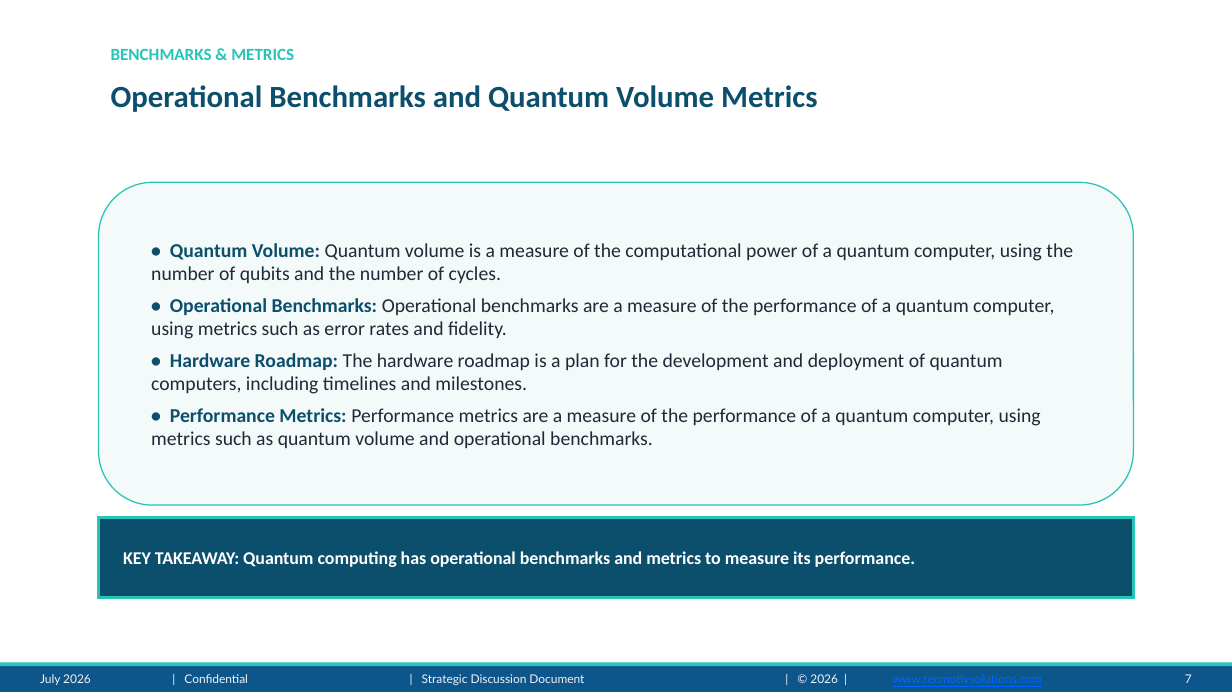
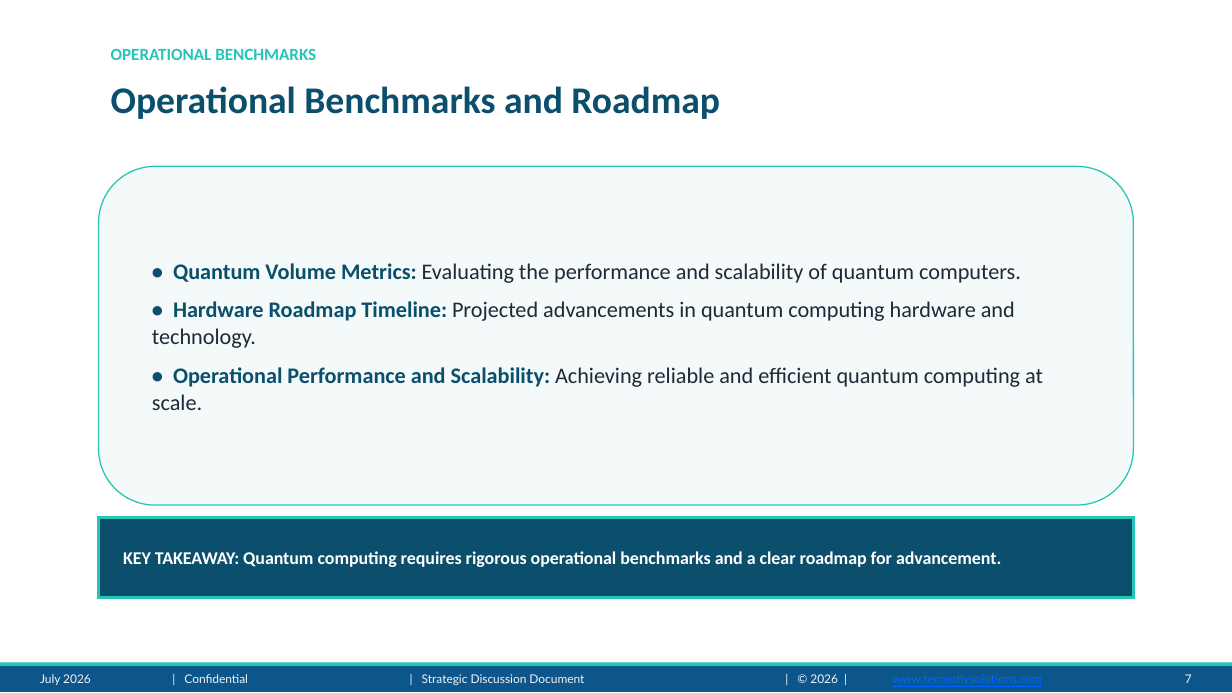
Before and after one commit to adityarana121/Presentation-Maker-agent, a slide deck: slide 7 of output/Quantum_Computing_presentation.pptx. Drawn at 1232x693 pixels with LibreOffice and Linux fonts; fonts in the diff are those of the drawing; background and template pictures are left out. Boxes give left, top, right and bottom in pixels: in the first picture for what was removed or moved away, otherwise in the second. Text is boxed around its words. In the diff, an @@ line names an element or a change of style, - is before the commit and + after.

```diff
--- a/output/Quantum_Computing_presentation.pptx
+++ b/output/Quantum_Computing_presentation.pptx
@@ text at box(111, 48, 316, 60): text changed @@
-BENCHMARKS & METRICS
+OPERATIONAL BENCHMARKS
@@ text at box(111, 86, 720, 119): text changed; size 18 to 22 pt @@
-Operational Benchmarks and Quantum Volume Metrics
+Operational Benchmarks and Roadmap
@@ rounded rectangle "• Quantum Volume Metrics: Evaluating ...": place and size @@
-rounded rectangle "• Quantum Volume Metrics: Evaluating ..." at box(99, 182, 1133, 505)
+rounded rectangle "• Quantum Volume Metrics: Evaluating ..." at box(99, 166, 1133, 505)
@@ text in rounded rectangle at box(152, 263, 1043, 410): text changed; size 11.5 to 13 pt @@
-• Quantum Volume: Quantum volume is a measure of the computational power of a quantum computer, using the number of qubits and the number of cycles.
-• Operational Benchmarks: Operational benchmarks are a measure of the performance of a quantum computer, using metrics such as error rates and fidelity.
-• Hardware Roadmap: The hardware roadmap is a plan for the development and deployment of quantum computers, including timelines and milestones.
-• Performance Metrics: Performance metrics are a measure of the performance of a quantum computer, using metrics such as quantum volume and operational benchmarks.
+• Quantum Volume Metrics: Evaluating the performance and scalability of quantum computers.
+• Hardware Roadmap Timeline: Projected advancements in quantum computing hardware and technology.
+• Operational Performance and Scalability: Achieving reliable and efficient quantum computing at scale.
@@ text in rectangle at box(123, 551, 1001, 567): text changed @@
-KEY TAKEAWAY: Quantum computing has operational benchmarks and metrics to measure its performance.
+KEY TAKEAWAY: Quantum computing requires rigorous operational benchmarks and a clear roadmap for advancement.
```
Also in this commit, not shown: 7 other slides changed, 4 other files.
